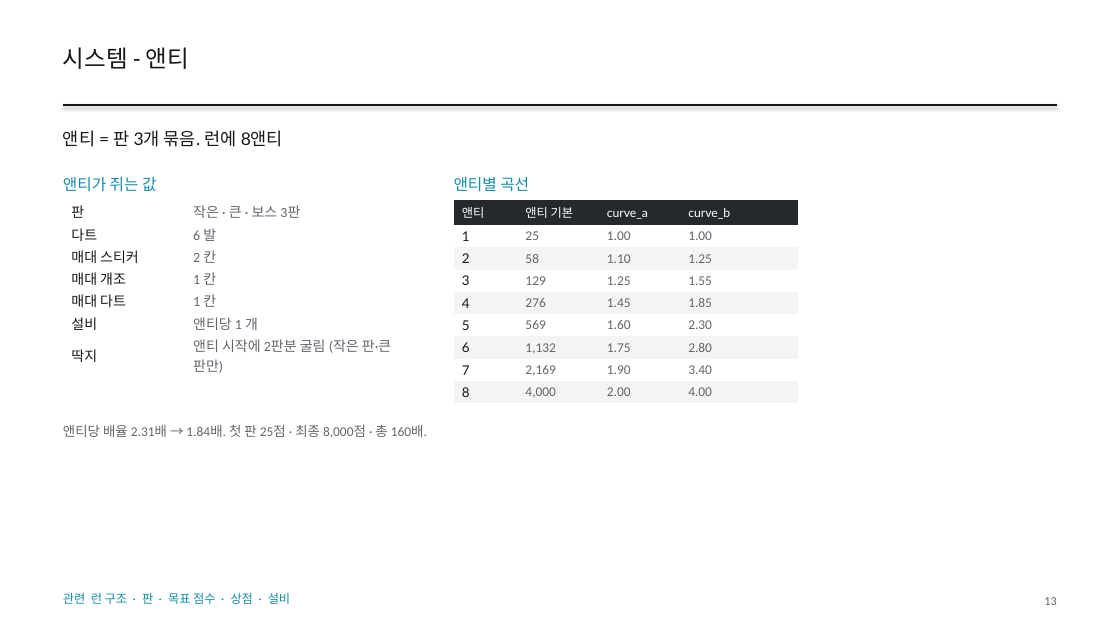
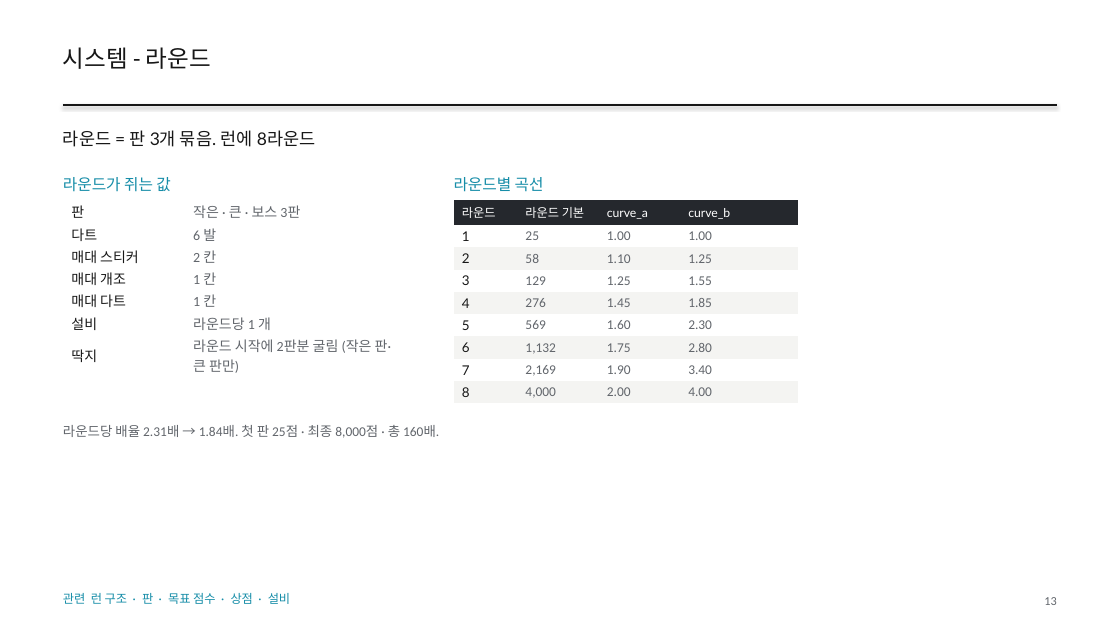
Before and after one commit to GGbong69/test-03, a slide deck: slide 13 of docs/HIGHTONE_기획서.pptx. Drawn at 1120x630 pixels with LibreOffice and Linux fonts; fonts in the diff are those of the drawing. Boxes give left, top, right and bottom in pixels: in the first picture for what was removed or moved away, otherwise in the second. Text is boxed around its words. In the diff, an @@ line names an element or a change of style, - is before the commit and + after.

```diff
--- a/docs/HIGHTONE_기획서.pptx
+++ b/docs/HIGHTONE_기획서.pptx
@@ text at <box>63,47,211,69</box>: text changed @@
-시스템 - 앤티
+시스템 - 라운드
@@ text at <box>63,130,315,147</box>: text changed @@
-앤티 = 판 3개 묶음. 런에 8앤티
+라운드 = 판 3개 묶음. 런에 8라운드
@@ text at <box>63,177,170,192</box>: text changed @@
-앤티가 쥐는 값
+라운드가 쥐는 값
@@ text at <box>454,177,544,192</box>: text changed @@
-앤티별 곡선
+라운드별 곡선
@@ table at <box>63,200,408,378</box> @@
-row 6, column 2: 앤티당 1 개
+row 6, column 2: 라운드당 1 개
-row 7, column 2: 앤티 시작에 2판분 굴림 (작은 판·큰 판만)
+row 7, column 2: 라운드 시작에 2판분 굴림 (작은 판·큰 판만)
@@ table at <box>454,200,799,403</box> @@
-row 1, column 1: 앤티
+row 1, column 1: 라운드
-row 1, column 2: 앤티 기본
+row 1, column 2: 라운드 기본
@@ text at <box>63,425,439,438</box>: text changed @@
-앤티당 배율 2.31배 → 1.84배. 첫 판 25점 · 최종 8,000점 · 총 160배.
+라운드당 배율 2.31배 → 1.84배. 첫 판 25점 · 최종 8,000점 · 총 160배.
```
Also in this commit, not shown: 37 other slides changed, 2 other files.
